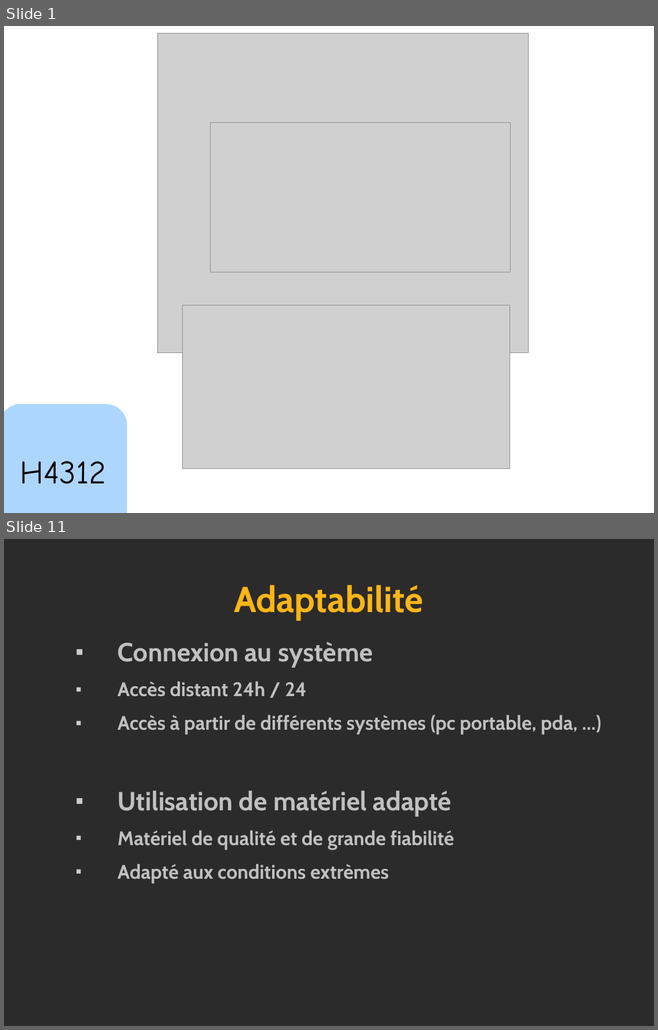
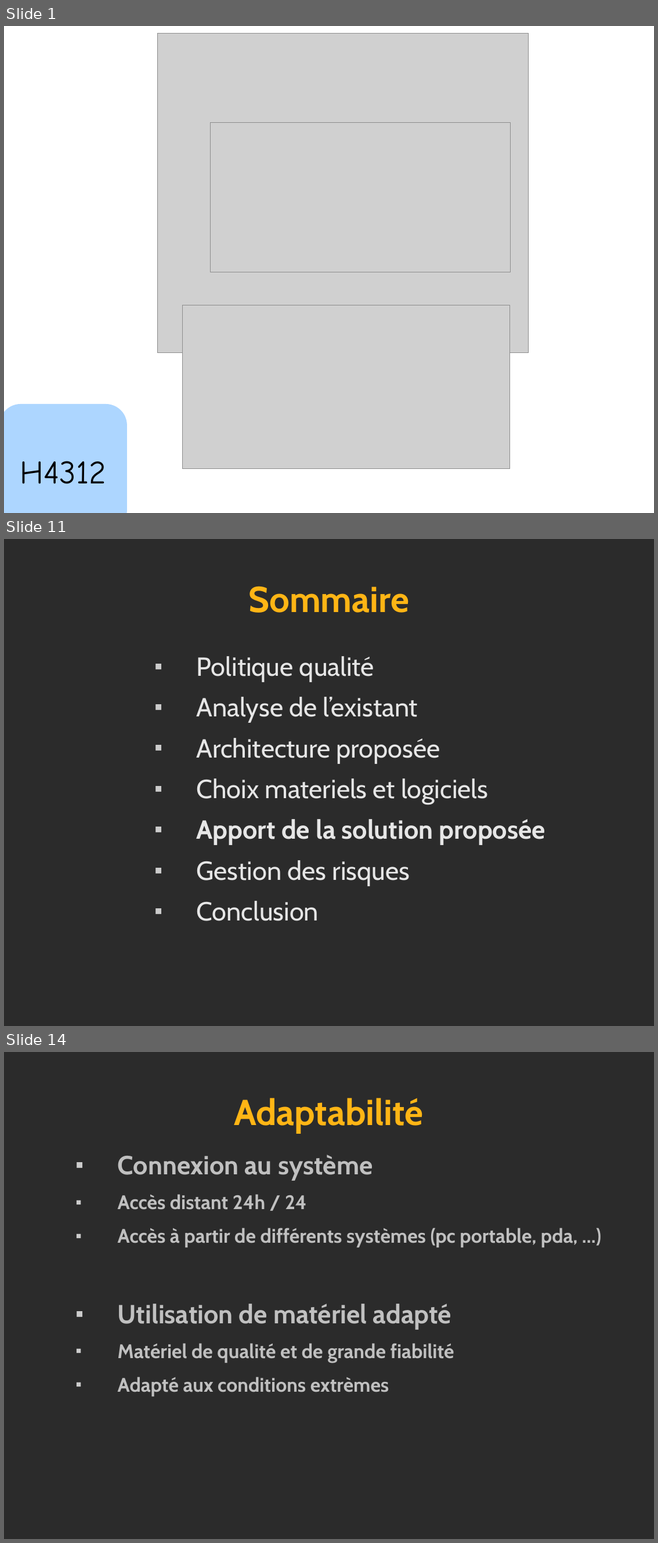
Before and after one commit to leandromattioli/projetIngenierie, a slide deck: Perso_CdP/RevueFinale/RevueFinale.odp. Shown one above the other, each under a label of ours: slides 1 and 11 before the commit, slides 1, 11 and 14 after it; the slides between them are not shown. The pictures are 658x1030 and 658x1543 pixels, drawn with LibreOffice and Linux fonts; fonts in the diff are those of the drawing; grey boxes stand for pictures; background and template pictures are left out; a plain dark background stands for a picture behind light text. Boxes give left, top, right and bottom in pixels: in the first picture for what was removed or moved away, otherwise in the second. Text is boxed around its words. In the diff, an @@ line names an element or a change of style, - is before the commit and + after.

```diff
--- a/Perso_CdP/RevueFinale/RevueFinale.odp
+++ b/Perso_CdP/RevueFinale/RevueFinale.odp
@@ slide 11 added at (4,539,654,1026), background picture (left out) @@
@@ title added at (248,586,409,613), 44 pt, text #FFB515, bold @@
+Sommaire
@@ text added at (197,656,545,921), 32 pt, text #E6E6E6 @@
+■ Politique qualité
+■ Analyse de l’existant
+■ Architecture proposée
+■ Choix materiels et logiciels
+■ Apport de la solution proposée
+■ Gestion des risques
+■ Conclusion
@@ what was slide 11 is now slide 14 @@
```
Also in this commit, not shown: 10 slides changed, 3 other slides added, 1 slide removed, 20 other files.
